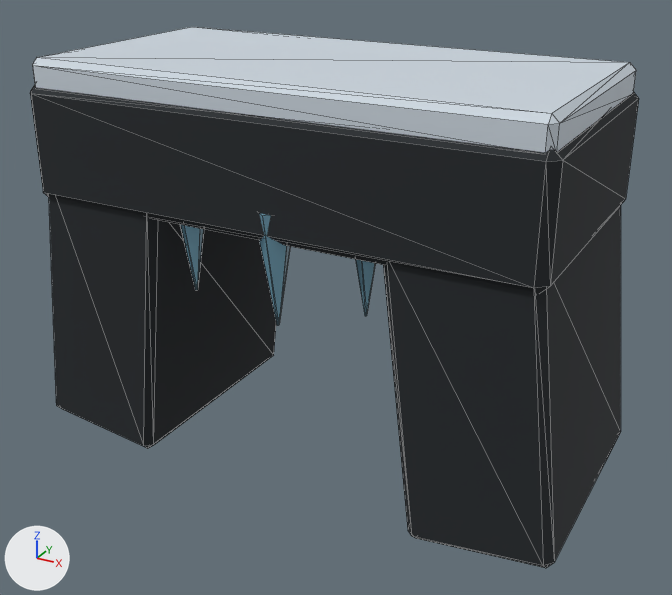
Renders of the glTF model public/assets/eidrath/world/env_ice_cave_arch.glb from each side of a commit.
Camera for both pictures: a 50 mm lens placed at (8.13, -14.54, 10.28), pointed at (0.24, -0.18, 3.1). The axes (+X, +Y, +Z) are drawn at lower left. The lights are the same throughout. The first picture is the older version. Mesh edges are drawn as thin lines. Objects named as collision shapes, trigger or cutter boxes, shadow casters or lower levels of detail are left out. Vertices at exactly the same position are counted once.

In view in the first picture: 'ENV_Frostheim_IceCaveArch'.
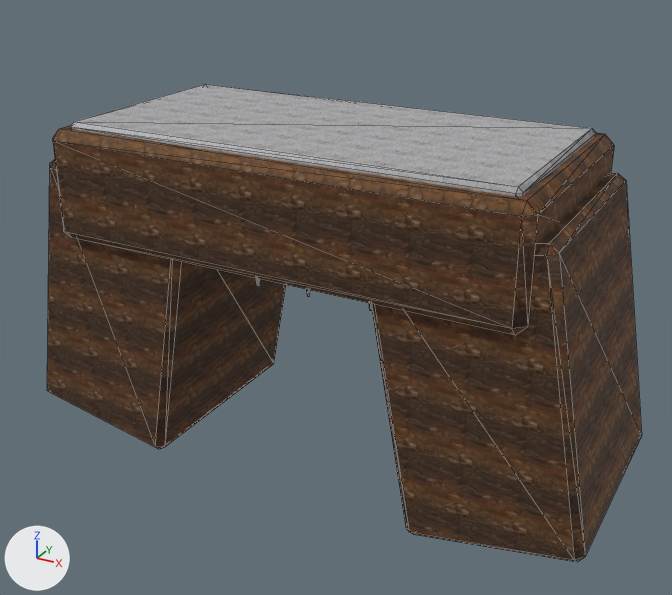
Where the change shows, as pixel boxes [x1, y1, x2, y2] in the pictures (672 x 595 px; the box of a moved part takes in the faces that stretch with it):
'ENV_Frostheim_IceCaveArch', reshaped (12% shorter): before [30, 27, 639, 568]; after [47, 84, 642, 562]
part 1 of me_env_frostheim_icecavearch_mesh, moved or reshaped: before [30, 85, 639, 293]; after [53, 126, 614, 335]
part 2 of me_env_frostheim_icecavearch_mesh, rebuilt: before [49, 197, 276, 448]; after [47, 160, 286, 449]
part 3 of me_env_frostheim_icecavearch_mesh, rebuilt: before [383, 205, 621, 568]; after [371, 173, 642, 562]
part 4 of me_env_frostheim_icecavearch_mesh, added: after [71, 84, 596, 196]
part 5 of me_env_frostheim_icecavearch_mesh, deleted: before [33, 27, 636, 153]
part 6 of me_env_frostheim_icecavearch_mesh, deleted (blue): before [180, 225, 204, 290]
part 7 of me_env_frostheim_icecavearch_mesh, deleted (blue): before [259, 213, 290, 325]
part 8 of me_env_frostheim_icecavearch_mesh, deleted (blue): before [356, 260, 376, 316]

Diff of the bpy script that builds the scene:
```diff
--- a/public/assets/eidrath/world/env_ice_cave_arch.glb.py
+++ b/public/assets/eidrath/world/env_ice_cave_arch.glb.py
@@ mat_mat_env_snow @@
+mat_mat_env_snow = bpy.data.materials.new('MAT_ENV_Snow')
+# colours: white #f1f5f9
+# uses the picture img_diff_002
+# uses the picture img_nor_gl_002
+# uses the picture img_rough_002
@@ mat_mat_env_cliff @@
+mat_mat_env_cliff = bpy.data.materials.new('MAT_ENV_Cliff')
+# colours: light grey #bfc5ce
+# uses the picture img_diff
+# uses the picture img_nor_gl
+# uses the picture img_rough
@@ mat_mat_env_ice @@
+mat_mat_env_ice = bpy.data.materials.new('MAT_ENV_Ice')
+# colours: pale blue #d4ecf8
+# uses the picture img_diff_001
+# uses the picture img_nor_gl_001
+# uses the picture img_rough_001
@@ me_env_frostheim_icecavearch_mesh @@
-me_env_frostheim_icecavearch_mesh.from_pydata(...)  # 126 vertices, 224 faces; spans x -5.4..5.4, y -2.58..2.5, z -0.12..7.52
-me_env_frostheim_icecavearch_mesh.materials.append(mat_mat_env_charcoalstone)  # black #22272b
-me_env_frostheim_icecavearch_mesh.materials.append(mat_mat_env_glacialice)  # blue #7daec4
-me_env_frostheim_icecavearch_mesh.materials.append(mat_mat_env_bluegraysnow)  # light grey #cdd7e0
+me_env_frostheim_icecavearch_mesh.from_pydata(...)  # 152 vertices, 272 faces; spans x -5.83..5.83, y -2.4..2.4, z -0.22..6.38
+# me_env_frostheim_icecavearch_mesh part 1: the loose piece of 24 vertices spanning x -4.9..4.9, y -2.5..2.5, z 4.9..7.1 is scaled about its middle by (0.937, 0.958, 0.949), then moved by (0.0, 0.0, -0.8), in mat_mat_env_cliff
+# me_env_frostheim_icecavearch_mesh part 2: the loose piece of 24 vertices spanning x -5.4..-2.2, y -2.4..2.4, z -0.12..5.52 is rebuilt with 24 vertices and now spans x -5.83..-1.77, y -2.2..2.2, z -0.22..5.62, in mat_mat_env_cliff
+# me_env_frostheim_icecavearch_mesh part 3: the loose piece of 24 vertices spanning x 2.2..5.4, y -2.4..2.4, z -0.12..5.52 is rebuilt with 24 vertices and now spans x 1.77..5.83, y -2.2..2.2, z -0.22..5.62, in mat_mat_env_cliff
+# me_env_frostheim_icecavearch_mesh part 4: a new loose piece of 24 vertices spanning x -4.3..4.3, y -2.1..2.1, z 6.02..6.38, in mat_mat_env_snow
+# me_env_frostheim_icecavearch_mesh part 5: the loose piece of 24 vertices spanning x -4.8..4.8, y -2.4..2.4, z 6.88..7.52 is deleted
+# me_env_frostheim_icecavearch_mesh part 6: the loose piece of 10 vertices spanning x -1.9..-1.3, y -2.42..-1.84, z 3.6..5.4 is deleted
+# me_env_frostheim_icecavearch_mesh part 7: the loose piece of 10 vertices spanning x -0.16..0.56, y -2.58..-1.89, z 3.35..5.45 is deleted
+# me_env_frostheim_icecavearch_mesh part 8: the loose piece of 10 vertices spanning x 1.53..2.07, y -2.28..-1.77, z 3.8..5.4 is deleted
+# other edits to the shape of me_env_frostheim_icecavearch_mesh do not show in these pictures
+me_env_frostheim_icecavearch_mesh.materials.append(mat_mat_env_cliff)
+me_env_frostheim_icecavearch_mesh.materials.append(mat_mat_env_ice)
+me_env_frostheim_icecavearch_mesh.materials.append(mat_mat_env_snow)
```
